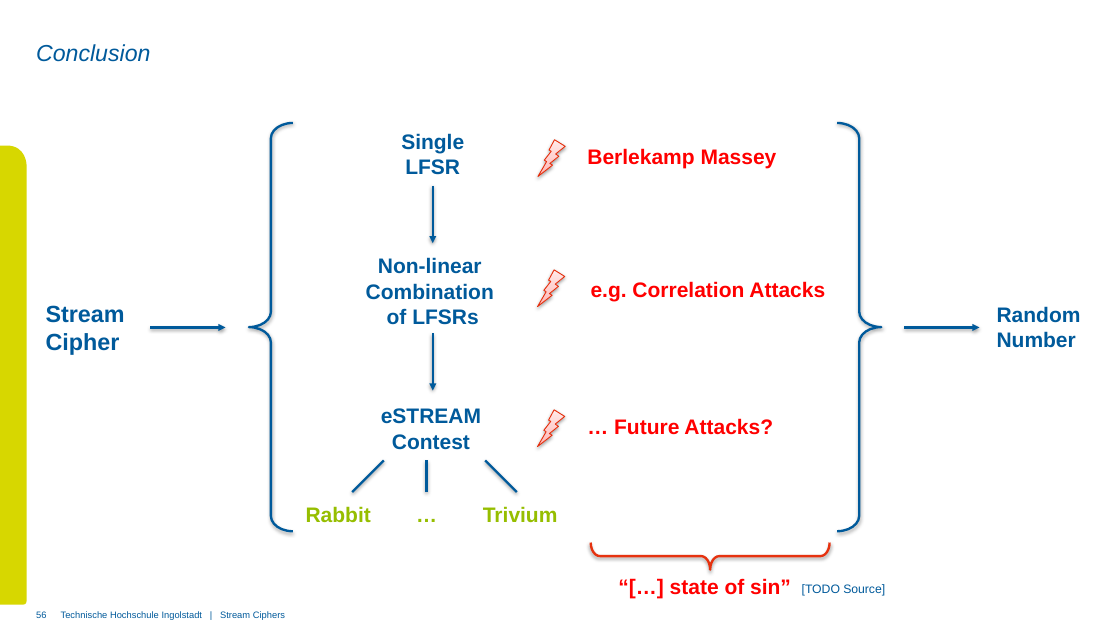
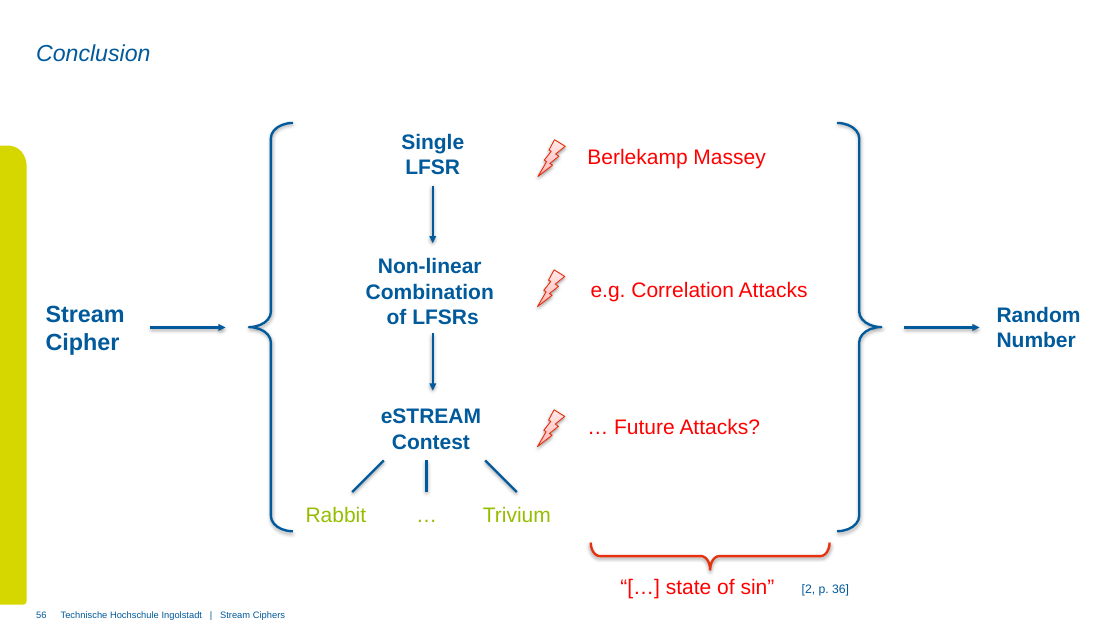
Before and after one commit to xThale/crypto-stream-ciphers, a slide deck: slide 56 of Präsentation/Merged Presentation.pptx. Drawn at 1120x630 pixels with LibreOffice and Linux fonts; fonts in the diff are those of the drawing; background and template pictures are left out. Boxes give left, top, right and bottom in pixels: in the first picture for what was removed or moved away, otherwise in the second. Text is boxed around its words. In the diff, an @@ line names an element or a change of style, - is before the commit and + after.

Commit message:
Added Sources to Presentation

```diff
--- a/Präsentation/Merged Presentation.pptx
+++ b/Präsentation/Merged Presentation.pptx
@@ bold off in 6 elements at (587,148,765,169), (591,281,808,302), (306,506,367,523), (483,506,551,523), (614,418,760,435), (666,578,775,595) @@
@@ text at (802,584,849,596): text changed @@
-[TODO Source]
+[2, p. 36]
```
Also in this commit, not shown: 7 other slides changed, 3 slides added, 1 other file.
